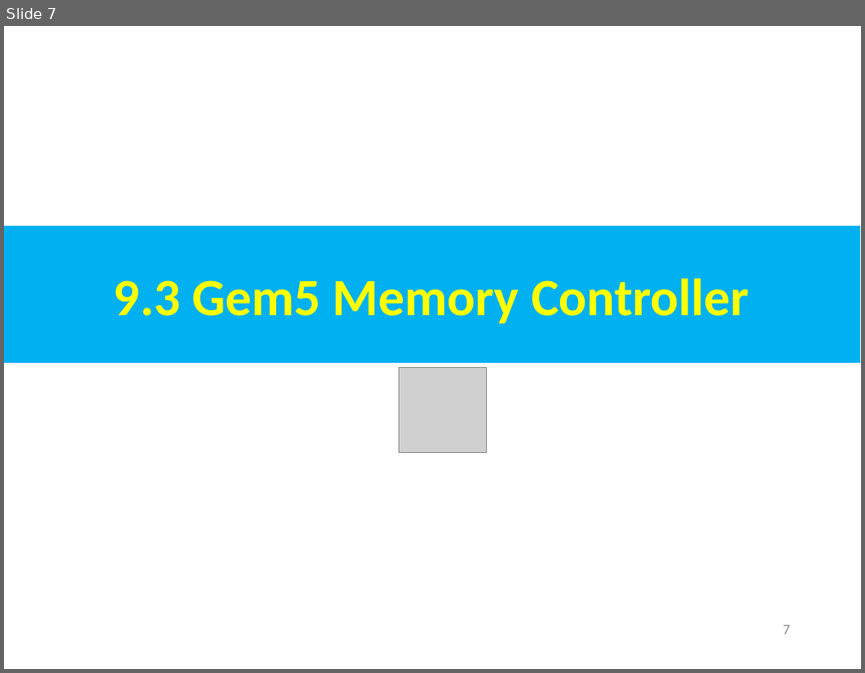
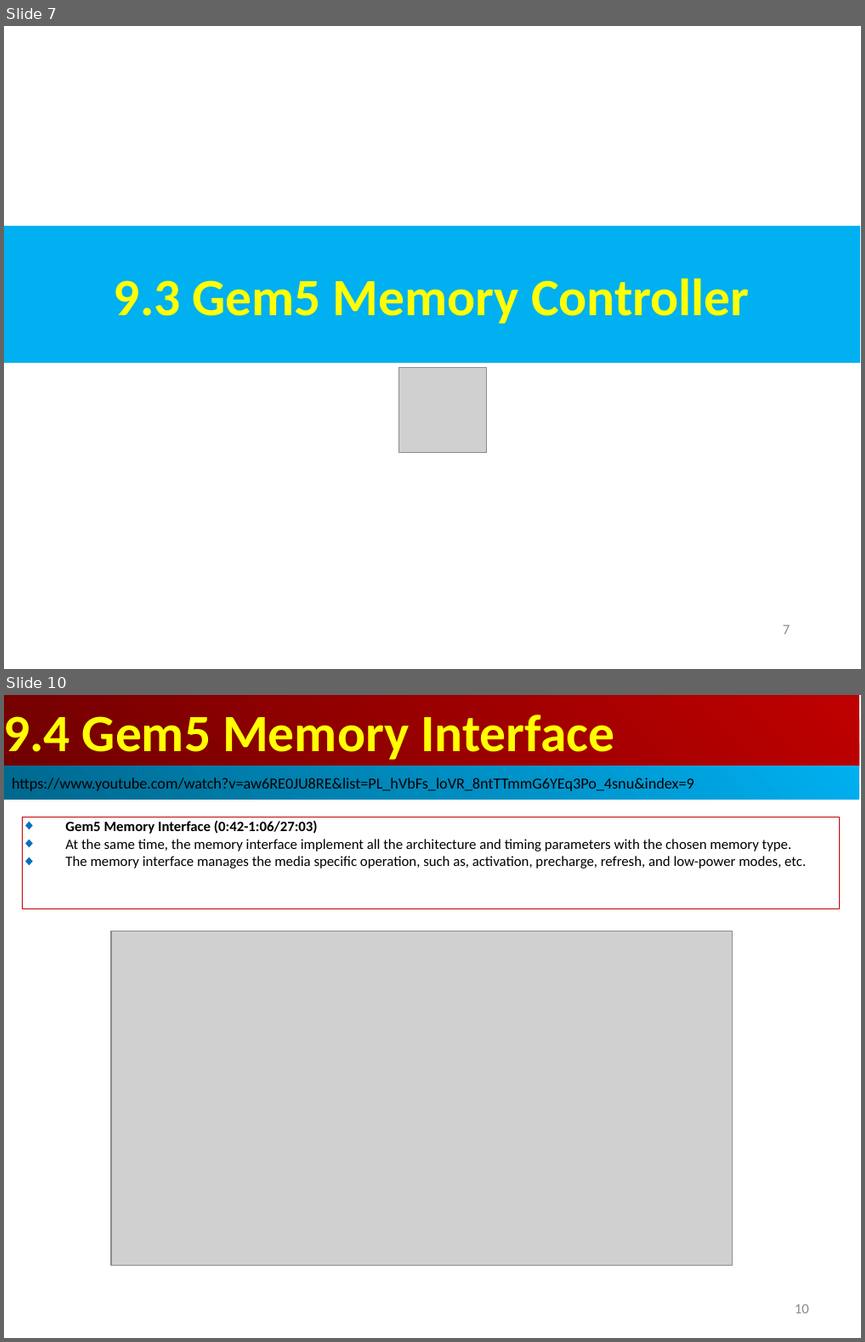
Before and after one commit to peterhchen/AIU_CS850_Gem5_McPAT, a slide deck: 050_Gem5/009.MemMod/000_Video/009.MemMod.ppt. Shown one above the other, each under a label of ours: slide 7 before the commit, slides 7 and 10 after it; the slides between them are not shown. The pictures are 865x673 and 865x1342 pixels, drawn with LibreOffice and Linux fonts; fonts in the diff are those of the drawing; grey boxes stand for pictures. Boxes give left, top, right and bottom in pixels: in the first picture for what was removed or moved away, otherwise in the second. Text is boxed around its words. In the diff, an @@ line names an element or a change of style, - is before the commit and + after.

```diff
--- a/050_Gem5/009.MemMod/000_Video/009.MemMod.ppt
+++ b/050_Gem5/009.MemMod/000_Video/009.MemMod.ppt
@@ slide 10 added at [4, 695, 861, 1338], background #FFFFFF @@
@@ rectangle added at [4, 695, 859, 766], fill gradient #BF0000 to #710000, 44 pt, text #FFFF00, bold @@
+9.4 Gem5 Memory Interface
@@ rectangle added at [4, 766, 859, 800], fill gradient #00AFEF to #00688E, 13 pt, text #000000 @@
+https://www.youtube.com/watch?v=aw6RE0JU8RE&list=PL_hVbFs_loVR_8ntTTmmG6YEq3Po_4snu&index=9
@@ rectangle added at [22, 817, 840, 909], outline #C00000 0.74 pt, 12 pt, text #000000 @@
+◆ Gem5 Memory Interface (0:42-1:06/27:03)
+◆ At the same time, the memory interface implement all the architecture and timing parameters with the chosen memory type.
+◆ The memory interface manages the media specific operation, such as, activation, precharge, refresh, and low-power modes, etc.
@@ picture added at [111, 930, 732, 1265] @@
@@ page number added at [794, 1304, 809, 1313], 12 pt, text #8B8B8B @@
+10
```
Also in this commit, not shown: 1 slide changed, 5 other slides added.
